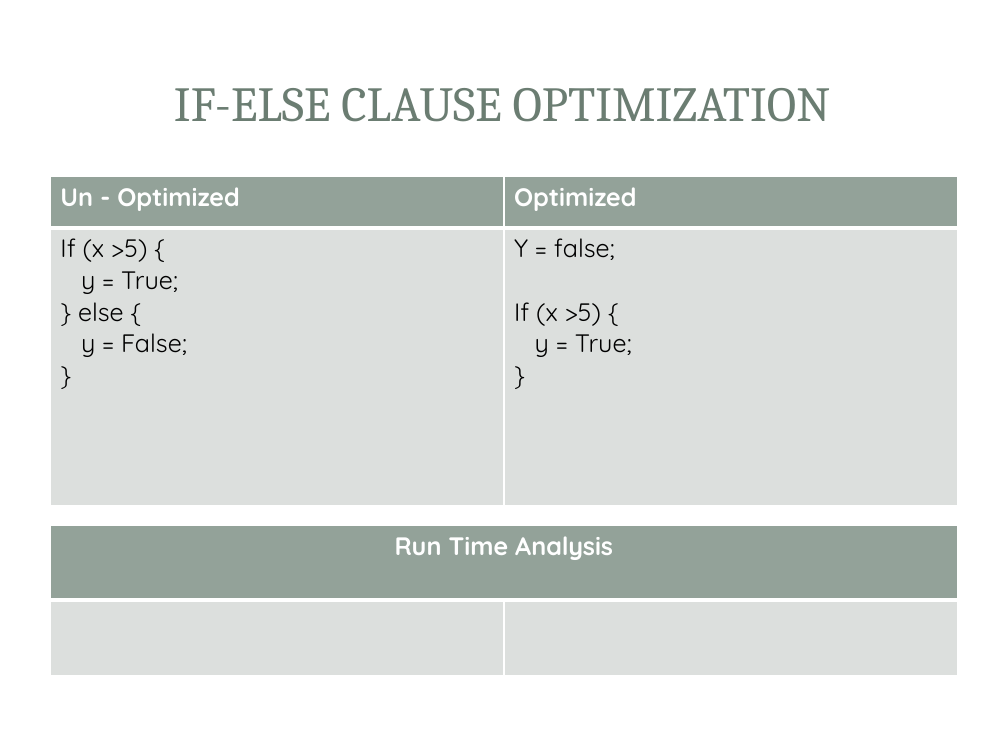
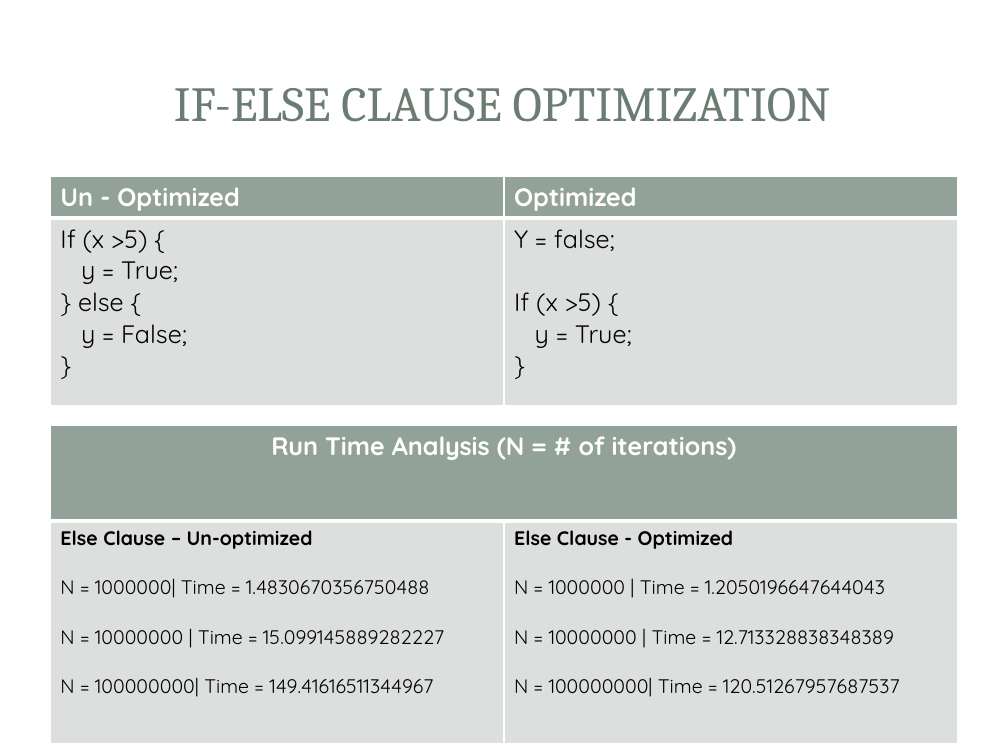
Before and after one commit to saiyamsethi5/4tb3-static-analysis, a slide deck: slide 5 of Presentation/Presentation.pptx (slide 7 before the commit). Drawn at 1008x756 pixels with LibreOffice and Linux fonts; fonts in the diff are those of the drawing; background and template pictures are left out. Boxes give left, top, right and bottom in pixels: in the first picture for what was removed or moved away, otherwise in the second. Text is boxed around its words. In the diff, an @@ line names an element or a change of style, - is before the commit and + after.

```diff
--- a/Presentation/Presentation.pptx
+++ b/Presentation/Presentation.pptx
@@ table: place and size @@
-table at (50, 176, 958, 506)
+table at (50, 176, 958, 404)
@@ table at (50, 425, 958, 744) @@
-row 1, column 1: Run Time Analysis
+row 1, column 1: Run Time Analysis (N = # of iterations)
-row 2, column 1: 
+row 2, column 1: Else Clause – Un-optimized / N = 1000000| Time = 1.4830670356750488 / N = 10000000 | Time = 15.099145889282227 / N = 100000000| Time = 149.41616511344967
-row 2, column 2: 
+row 2, column 2: Else Clause - Optimized / N = 1000000 | Time = 1.2050196647644043 / N = 10000000 | Time = 12.713328838348389 / N = 100000000| Time = 120.51267957687537
@@ table: place and size @@
-table at (50, 525, 958, 675)
+table at (50, 425, 958, 744)
```
Also in this commit, not shown: 5 other slides changed, 2 slides removed.
